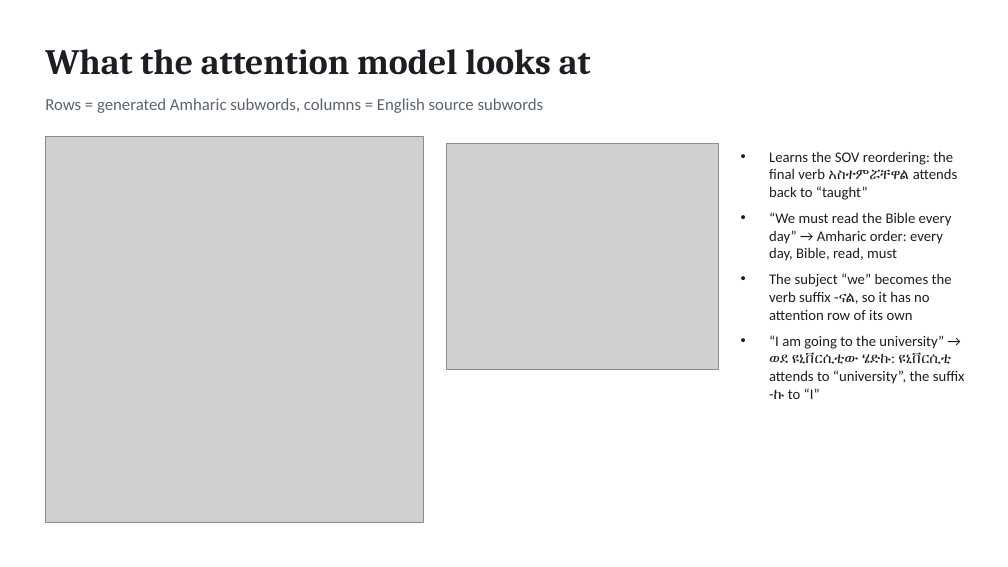
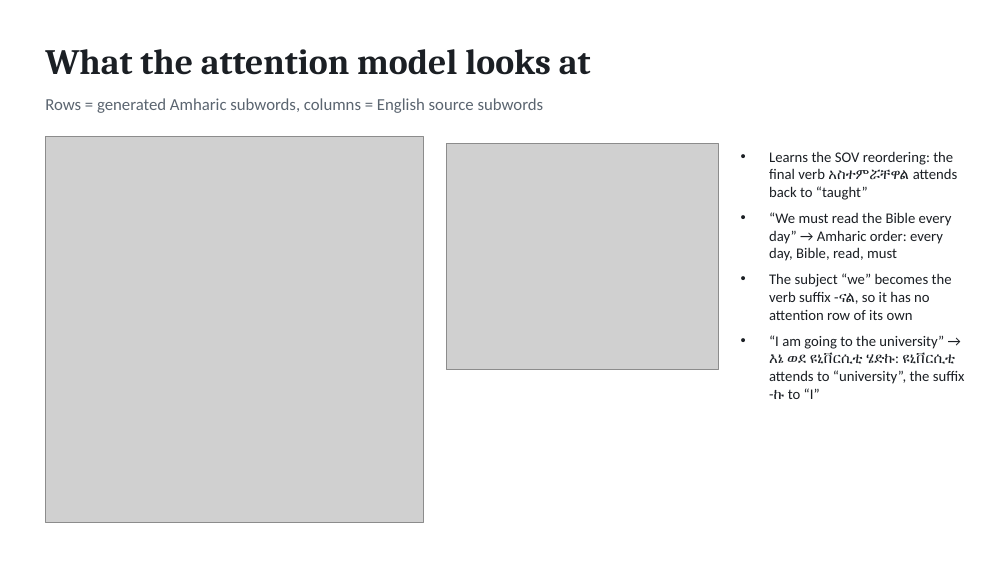
Before and after one commit to Esraprojects/deep_learning-amharic_translation-using-seq2seq, a slide deck: slide 9 of report/presentation.pptx. Drawn at 1008x567 pixels with LibreOffice and Linux fonts; fonts in the diff are those of the drawing; grey boxes stand for pictures. Boxes give left, top, right and bottom in pixels: in the first picture for what was removed or moved away, otherwise in the second. Text is boxed around its words. In the diff, an @@ line names an element or a change of style, - is before the commit and + after.

```diff
--- a/report/presentation.pptx
+++ b/report/presentation.pptx
@@ text at (769,335,965,399): text changed @@
-• “I am going to the university” → ወደ ዩኒቨርሲቲው ሄድኩ: ዩኒቨርሲቲ attends to “university”, the suffix -ኩ to “I”
+• “I am going to the university” → እኔ ወደ ዩኒቨርሲቲ ሄድኩ: ዩኒቨርሲቲ attends to “university”, the suffix -ኩ to “I”
```
Also in this commit, not shown: 4 other slides changed, 31 other files.
